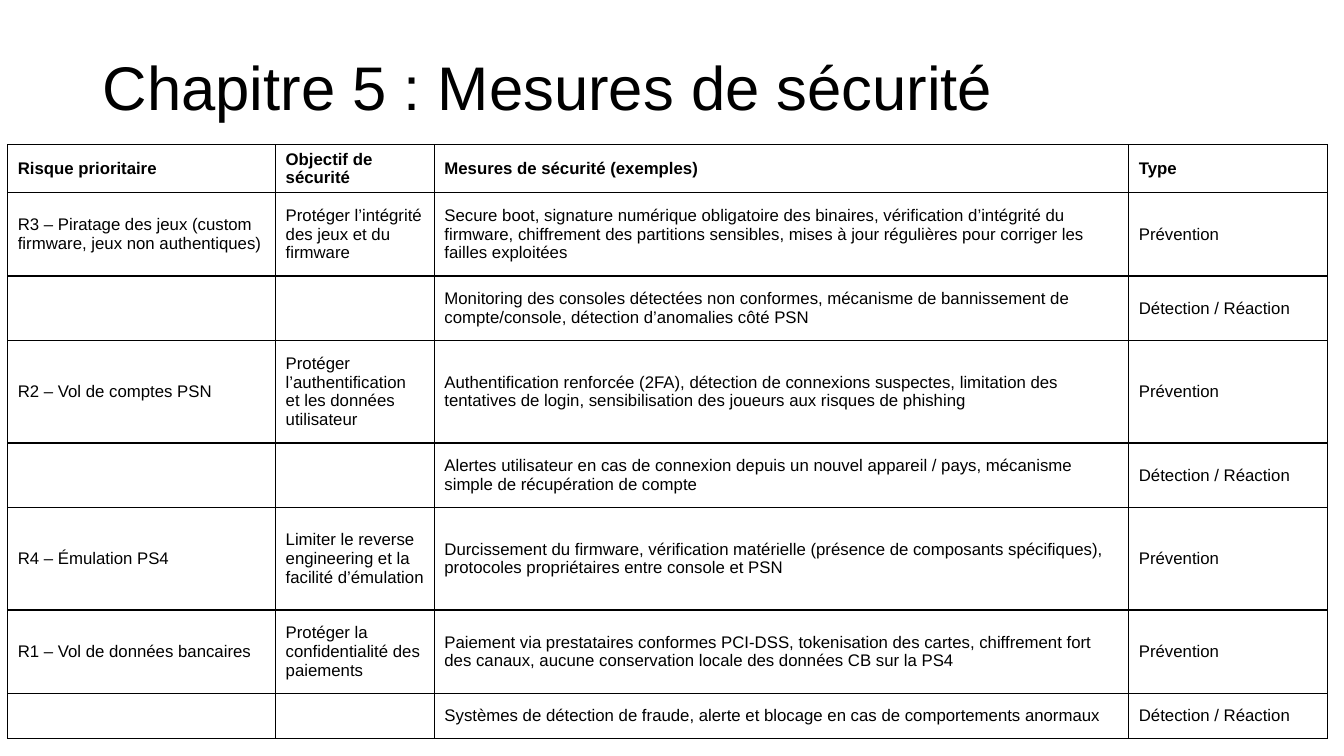
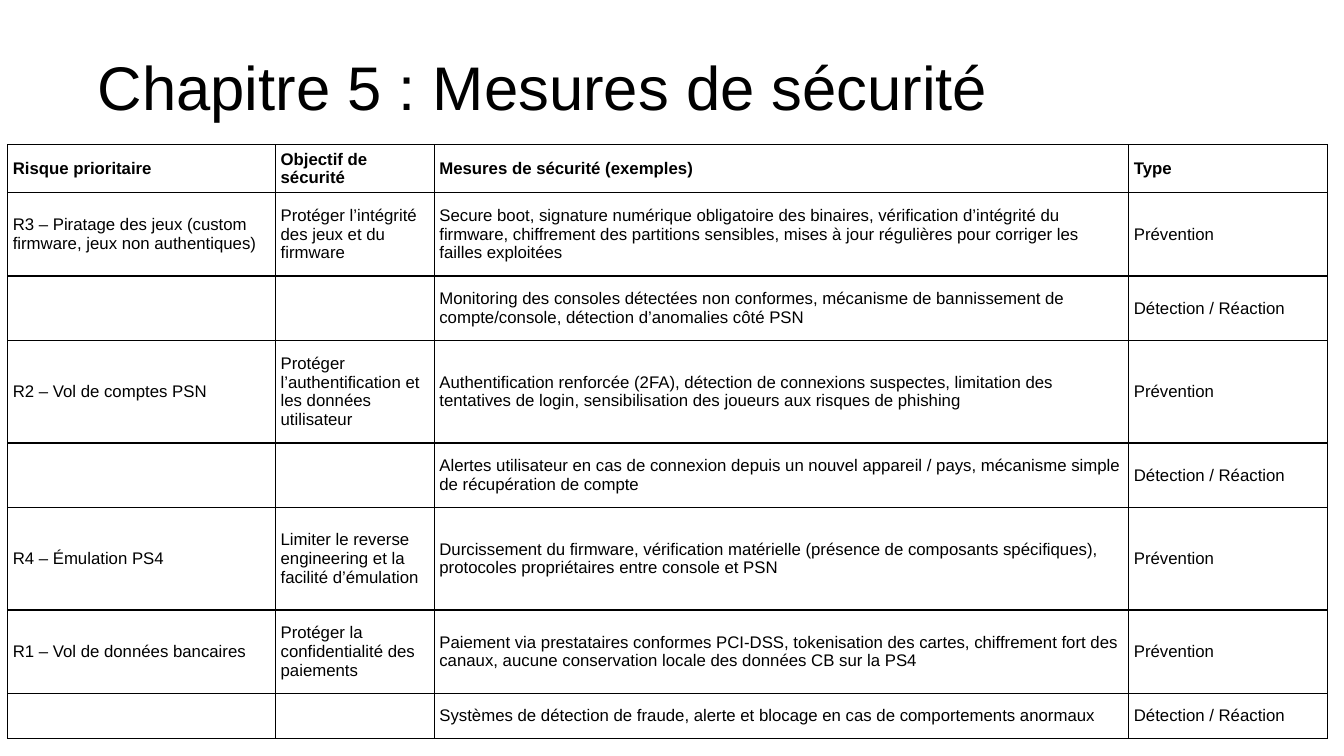
Before and after one commit to theox33/Securite_SE, a slide deck: slide 9 of Exercice PS4/Atelier 1/Diaporama.pptx. Drawn at 1344x756 pixels with LibreOffice and Linux fonts; fonts in the diff are those of the drawing. Boxes give left, top, right and bottom in pixels: in the first picture for what was removed or moved away, otherwise in the second. Text is boxed around its words. In the diff, an @@ line names an element or a change of style, - is before the commit and + after.

```diff
--- a/Exercice PS4/Atelier 1/Diaporama.pptx
+++ b/Exercice PS4/Atelier 1/Diaporama.pptx
@@ title "Chapitre 5 : Mesures de ...": place and size @@
-title "Chapitre 5 : Mesures de ..." at [103, 64, 993, 121]
+title "Chapitre 5 : Mesures de ..." at [98, 64, 988, 121]
@@ table: place and size @@
-table at [8, 145, 1328, 756]
+table at [8, 145, 1328, 737]
```
Also in this commit, not shown: 8 other slides changed, 1 slide added, 1 slide removed.
